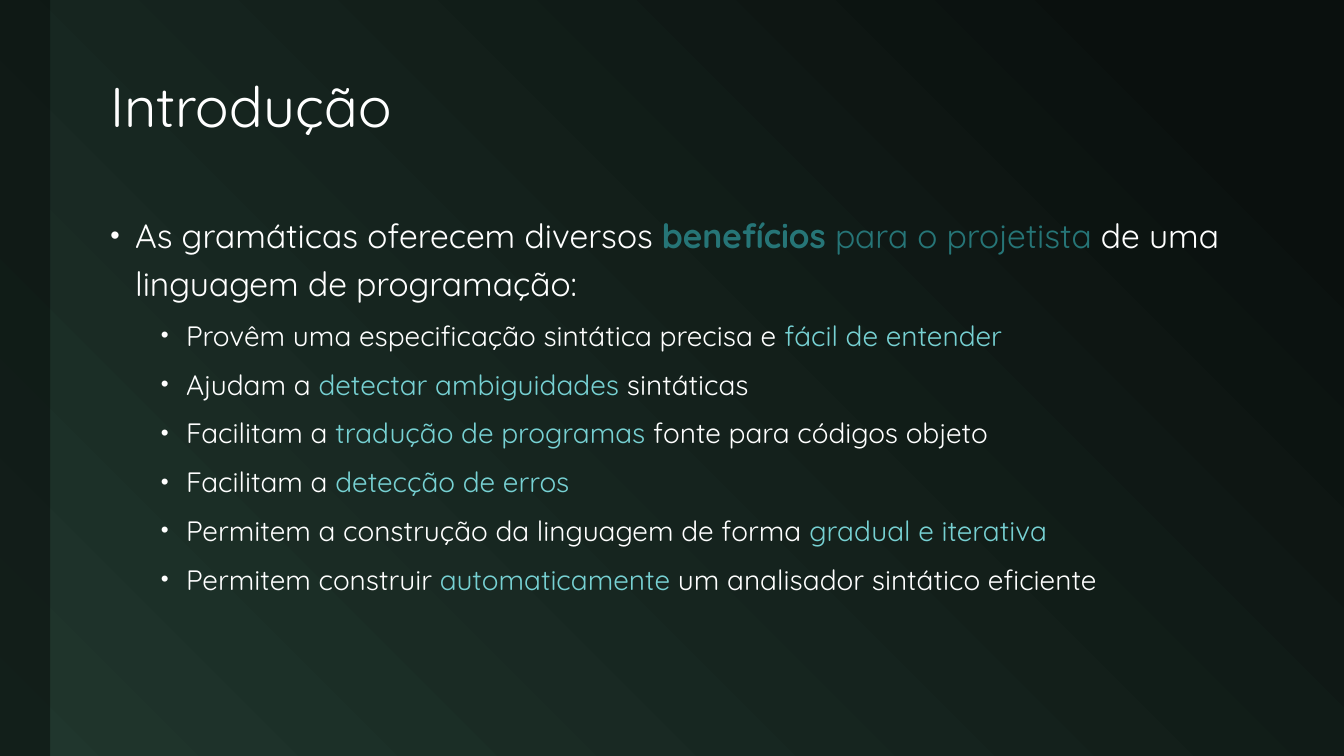
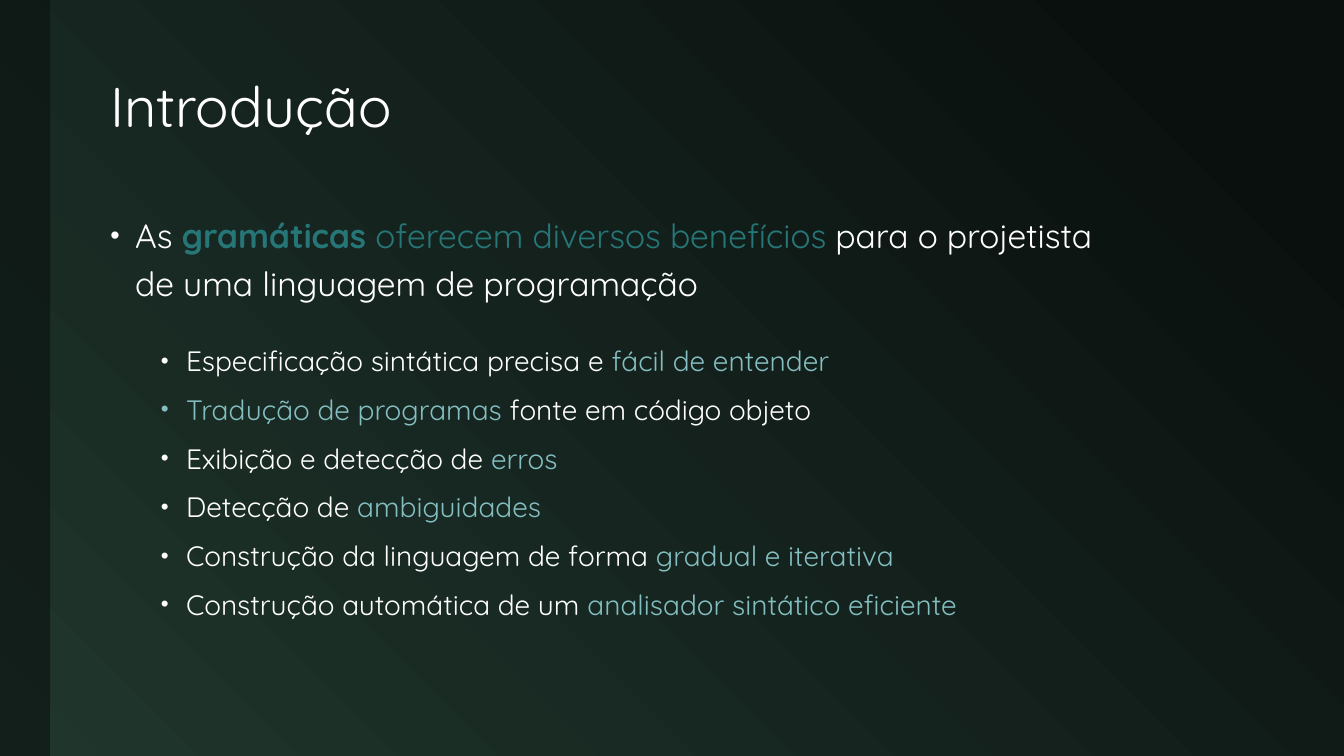
Before and after one commit to JudsonSS/Compiladores, a slide deck: slide 4 of Slides/19. Gramáticas.pptx. Drawn at 1344x756 pixels with LibreOffice and Linux fonts; fonts in the diff are those of the drawing. Boxes give left, top, right and bottom in pixels: in the first picture for what was removed or moved away, otherwise in the second. Text is boxed around its words. In the diff, an @@ line names an element or a change of style, - is before the commit and + after.

```diff
--- a/Slides/19. Gramáticas.pptx
+++ b/Slides/19. Gramáticas.pptx
@@ text at [135, 222, 1092, 619]: text changed @@
-• As gramáticas oferecem diversos benefícios para o projetista de uma linguagem de programação:
-  • Provêm uma especificação sintática precisa e fácil de entender
-  • Ajudam a detectar ambiguidades sintáticas
-  • Facilitam a tradução de programas fonte para códigos objeto
-  • Facilitam a detecção de erros
-  • Permitem a construção da linguagem de forma gradual e iterativa
-  • Permitem construir automaticamente um analisador sintático eficiente
+• As gramáticas oferecem diversos benefícios para o projetista
+  de uma linguagem de programação
+  • Especificação sintática precisa e fácil de entender
+  • Tradução de programas fonte em código objeto
+  • Exibição e detecção de erros
+  • Detecção de ambiguidades
+  • Construção da linguagem de forma gradual e iterativa
+  • Construção automática de um analisador sintático eficiente
```
Also in this commit, not shown: 15 other slides changed, 6 slides added.
